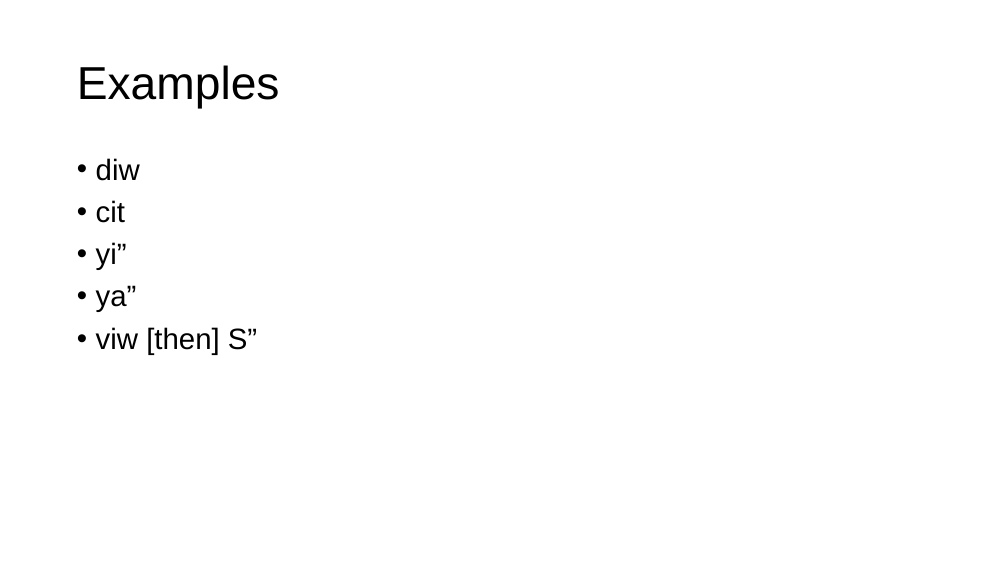
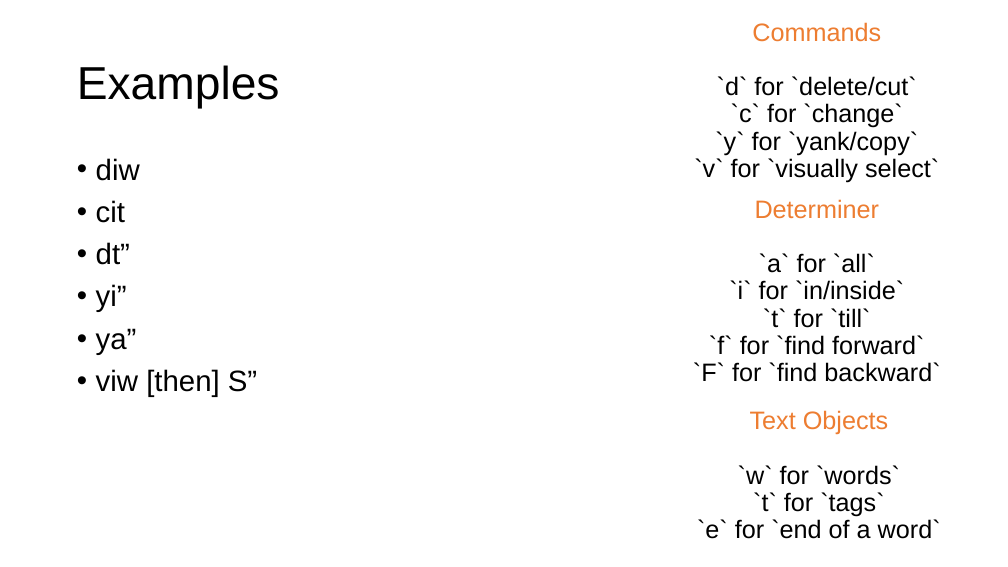
Before and after one commit to Edwardlin-zlt/TW-homeworks, a slide deck: slide 13 of Share/Vscode+Vim全键盘Coding.pptx. Drawn at 1008x567 pixels with LibreOffice and Linux fonts; fonts in the diff are those of the drawing. Boxes give left, top, right and bottom in pixels: in the first picture for what was removed or moved away, otherwise in the second. Text is boxed around its words. In the diff, an @@ line names an element or a change of style, - is before the commit and + after.

```diff
--- a/Share/Vscode+Vim全键盘Coding.pptx
+++ b/Share/Vscode+Vim全键盘Coding.pptx
@@ text added at box(694, 22, 939, 182), 24 pt, text #000000 @@
+Commands
+`d` for `delete/cut`
+`c` for `change`
+`y` for `yank/copy`
+`v` for `visually select`
@@ text added at box(693, 199, 940, 382), 24 pt, text #000000 @@
+Determiner
+`a` for `all`
+`i` for `in/inside`
+`t` for `till`
+`f` for `find forward`
+`F` for `find backward`
@@ text at box(96, 242, 130, 265): paragraph added @@
+• dt”
@@ text added at box(697, 410, 941, 539), 24 pt, text #000000 @@
+Text Objects
+`w` for `words`
+`t` for `tags`
+`e` for `end of a word`
```
Also in this commit, not shown: 2 other slides changed, 4 other files.
